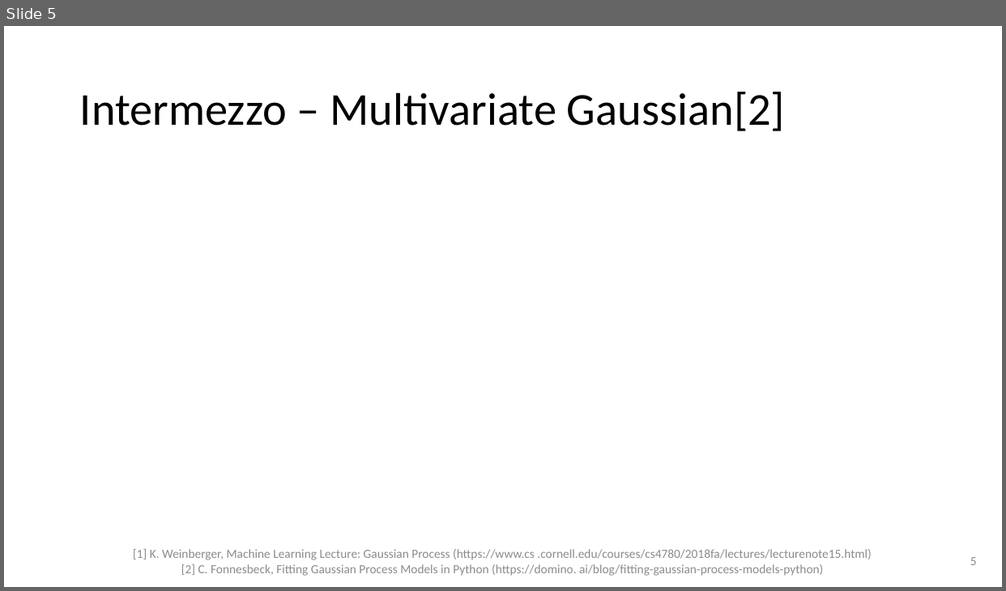
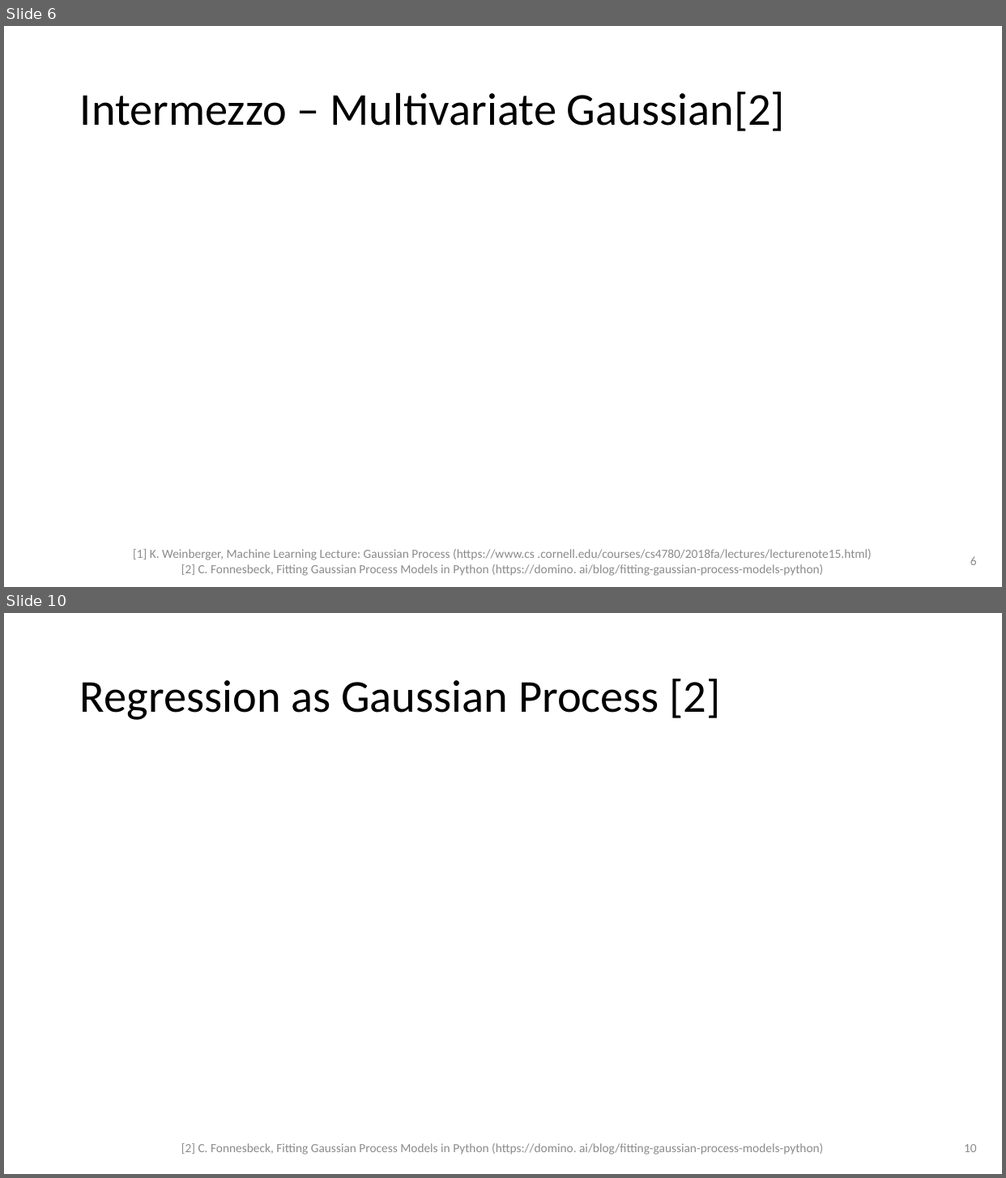
Before and after one commit to sebastian-k-physics/SciML_Gaussian_Processes, a slide deck: Gaussian_Processes_Sebastian_Klein.pptx. Shown one above the other, each under a label of ours: slide 5 before the commit, slides 6 and 10 after it; the slides between them are not shown. The pictures are 1006x591 and 1006x1178 pixels, drawn with LibreOffice and Linux fonts; fonts in the diff are those of the drawing; grey boxes stand for pictures. Boxes give left, top, right and bottom in pixels: in the first picture for what was removed or moved away, otherwise in the second. Text is boxed around its words. In the diff, an @@ line names an element or a change of style, - is before the commit and + after.

```diff
--- a/Gaussian_Processes_Sebastian_Klein.pptx
+++ b/Gaussian_Processes_Sebastian_Klein.pptx
@@ slide 10 added at (4,613,1002,1174), background #FFFFFF @@
@@ title added at (80,679,721,720), 44 pt, text #000000 @@
+Regression as Gaussian Process [2]
@@ text added at (181,1144,823,1155), 12 pt, text #8C8C8C @@
+[2] C. Fonnesbeck, Fitting Gaussian Process Models in Python (https://domino. ai/blog/fitting-gaussian-process-models-python)
@@ page number added at (964,1144,977,1152), 12 pt, text #8C8C8C @@
+10
@@ what was slide 5 is now slide 6 @@
@@ page number at (970,557,977,565): text changed @@
-5
+6
```
Also in this commit, not shown: 1 slide changed, 6 other slides added, 4 other files.
